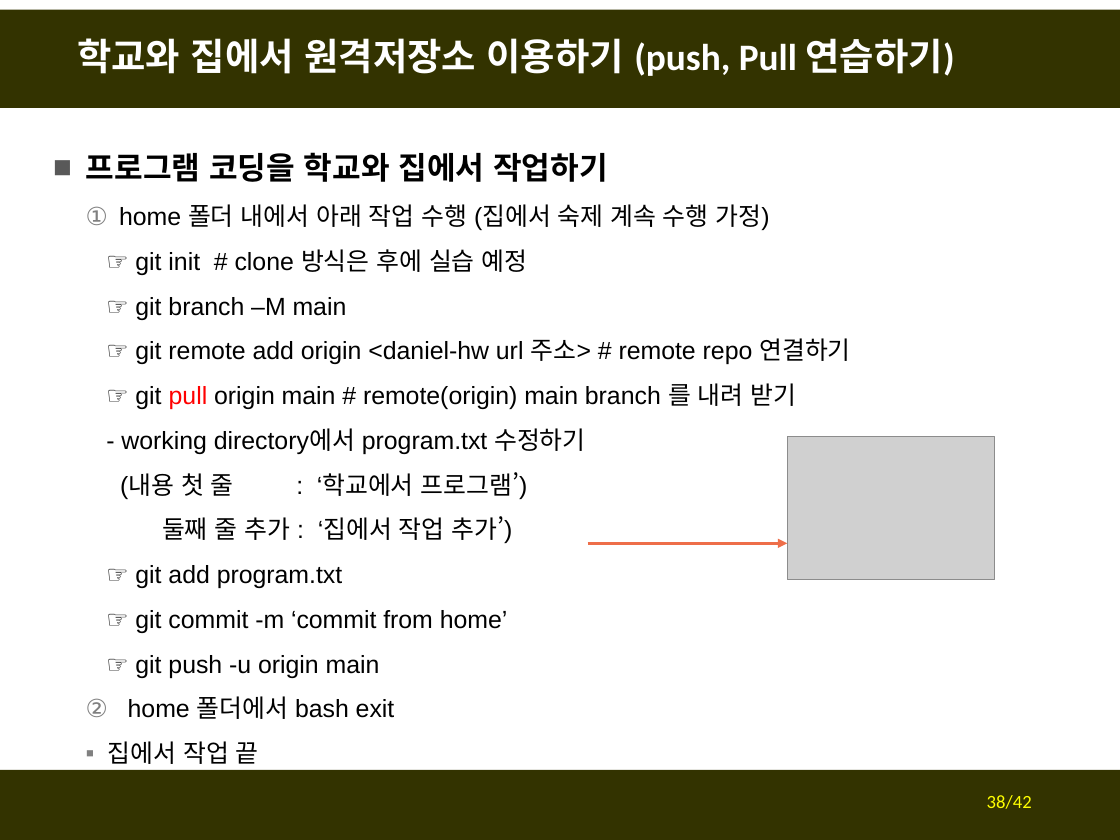
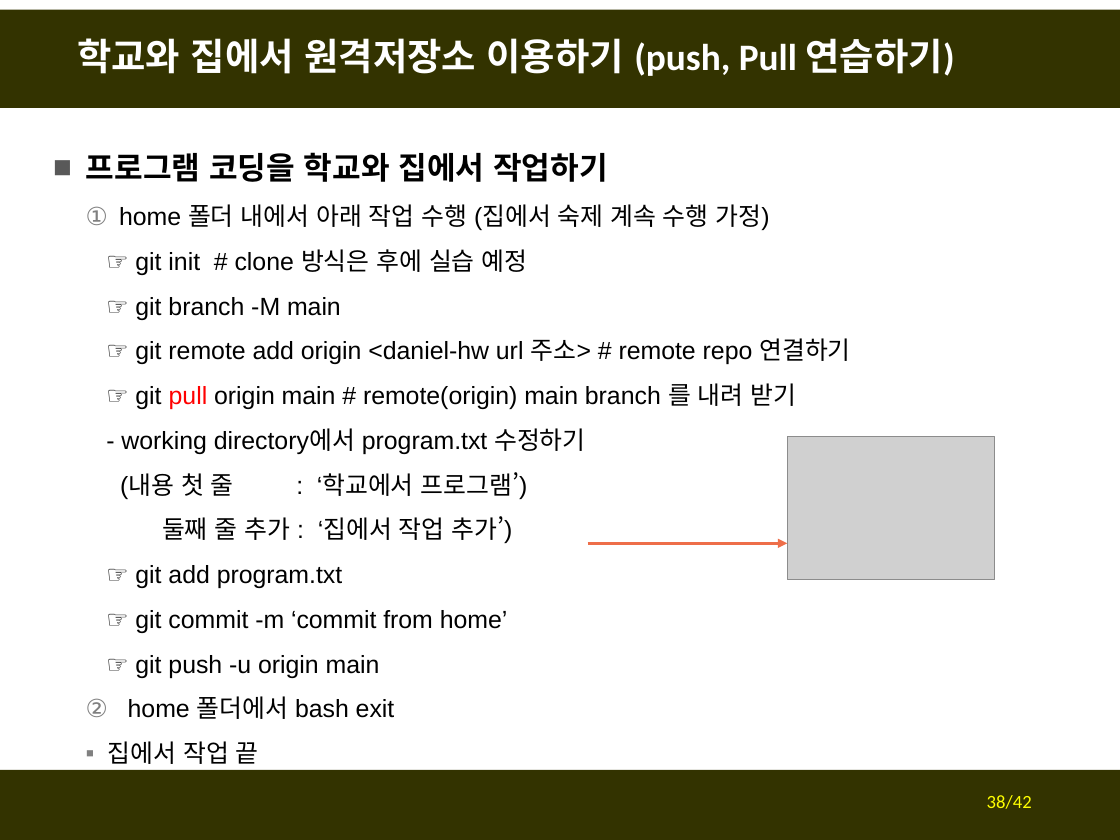
Before and after one commit to fasthill/github-lecture, a slide deck: slide 38 of git및github첫걸음2-원격저장소만들기.pptx. Drawn at 1120x840 pixels with LibreOffice and Linux fonts; fonts in the diff are those of the drawing; grey boxes stand for pictures. Boxes give left, top, right and bottom in pixels: in the first picture for what was removed or moved away, otherwise in the second. Text is boxed around its words. In the diff, an @@ line names an element or a change of style, - is before the commit and + after.

```diff
--- a/git및github첫걸음2-원격저장소만들기.pptx
+++ b/git및github첫걸음2-원격저장소만들기.pptx
@@ text at <box>135,297,341,320</box>: text changed @@
-  ☞ git branch –M main
+  ☞ git branch -M main
```
Also in this commit, not shown: 2 other slides changed.
